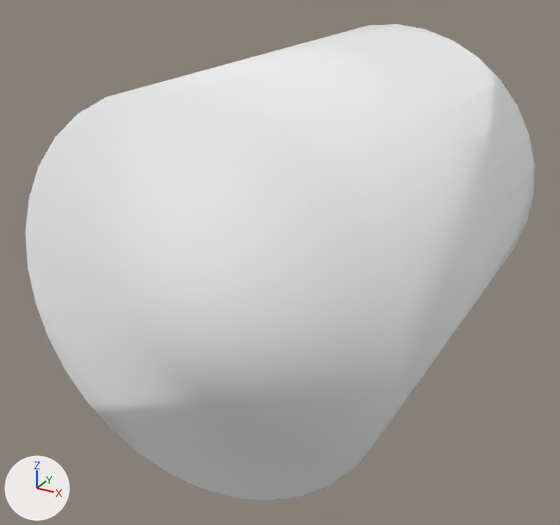
The glTF model exports/glb/Mallet bronze/Mallet bronze head.glb as it was, and as the next commit left it.
Camera for both pictures: a camera (50 mm lens) standing at (0.54, 1.219, 1.401) and looking at (0.392, 1.488, 1.266). Arrows for +X, +Y and +Z are at lower left; the lights stay in place. The first picture is the older version. Where no turn or scale is listed for an object, it has been applied to the vertices.

Objects in the first picture: 'Mallet bronze head'.
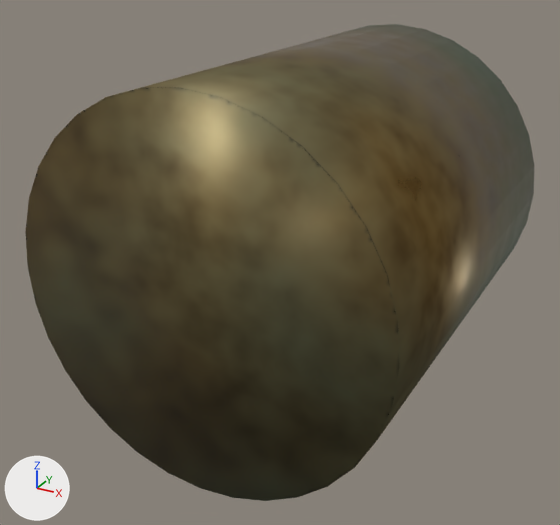
Pixel boxes (x1, y1, x2, y2) of what changed, in the pictures (560 x 525 px):
'Mallet bronze head', recoloured (white to brown)
    both: (25, 24, 534, 501)

Edits to the bpy script that builds the scene:
```text
Add img_bc_g86_s0_mallet_bronze_head:
    img_bc_g86_s0_mallet_bronze_head = load_image('BC_g86_s0_Mallet bronze head', '_unpacked/BC_g86_s0_Mallet_bronze_head', 256, 256, 'sRGB')
Add img_orm_g86_s0_mallet_bronze_head:
    img_orm_g86_s0_mallet_bronze_head = load_image('ORM_g86_s0_Mallet bronze head', '_unpacked/ORM_g86_s0_Mallet_bronze_head', 256, 256, 'Non-Color')
Add mat_baked_g86_s0_mallet_bronze_head:
    mat_baked_g86_s0_mallet_bronze_head = bpy.data.materials.new('BAKED_g86_s0_Mallet bronze head')
    # uses the picture img_bc_g86_s0_mallet_bronze_head
    # uses the picture img_orm_g86_s0_mallet_bronze_head
Change me_cylinder_078:
    where me_cylinder_078.from_pydata(...)  # 64 vertices, 124 faces; spans x -0.075..0.075, y -0.09..0.09, z -0.075..0.075
    remove me_cylinder_078.materials.append(mat_verdigris_bronze_001)  # white #ffffff
    add me_cylinder_078.materials.append(mat_baked_g86_s0_mallet_bronze_head)
```
